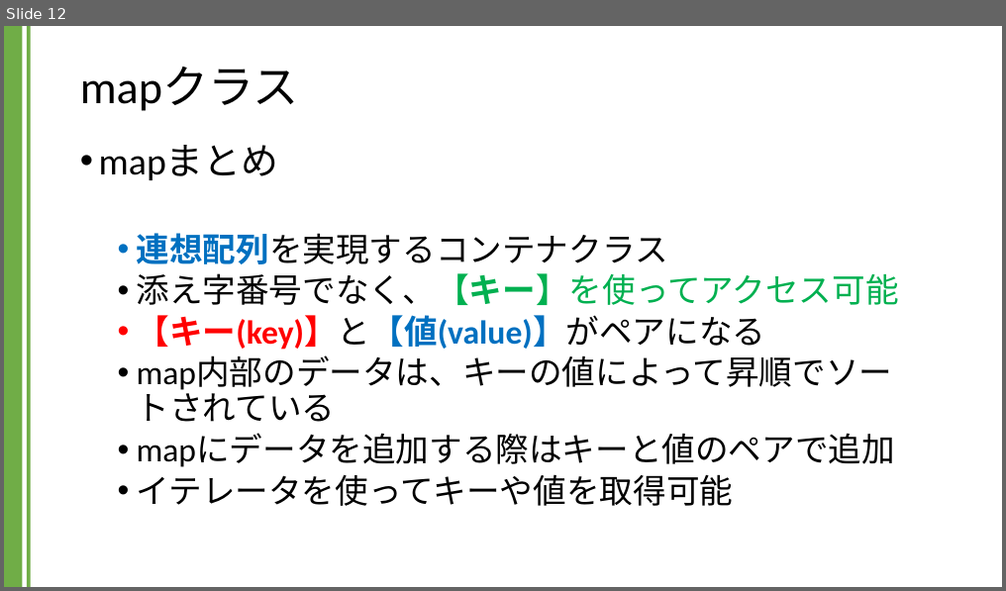
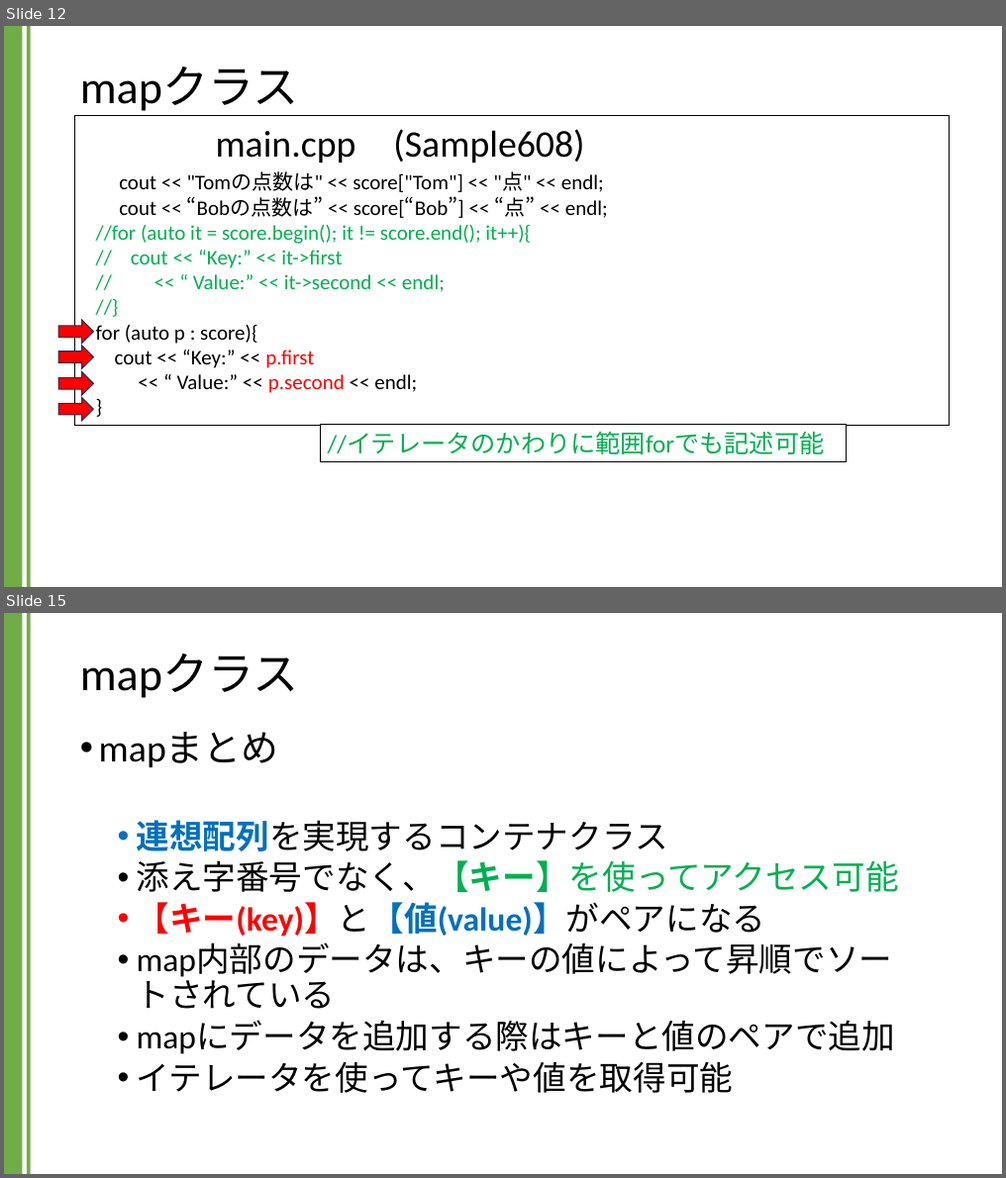
Before and after one commit to kic-murata/cpp2024, a slide deck: 授業資料/講義資料：Mapクラス.pptx. Shown one above the other, each under a label of ours: slide 12 before the commit, slides 12 and 15 after it; the slides between them are not shown. The pictures are 1006x591 and 1006x1178 pixels, drawn with LibreOffice and Linux fonts; fonts in the diff are those of the drawing. Boxes give left, top, right and bottom in pixels: in the first picture for what was removed or moved away, otherwise in the second. Text is boxed around its words. In the diff, an @@ line names an element or a change of style, - is before the commit and + after.

```diff
--- a/授業資料/講義資料：Mapクラス.pptx
+++ b/授業資料/講義資料：Mapクラス.pptx
@@ slide 12 added at (4, 26, 1002, 587), background #FFFFFF; not listed: 2 template elements that a slide beside it also shows @@
@@ title added at (80, 67, 299, 111), 44 pt, text #000000 @@
+mapクラス
@@ rectangle added at (74, 116, 949, 426), outline #000000 0.75 pt, 20 pt, text #000000 @@
+cout << "Tomの点数は" << score["Tom"] << "点" << endl;
+cout << “Bobの点数は” << score[“Bob”] << “点” << endl;
+//for (auto it = score.begin(); it != score.end(); it++){
+// cout << “Key:” << it->first
+// << “ Value:” << it->second << endl;
+//}
+for (auto p : score){
+cout << “Key:” << p.first
+<< “ Value:” << p.second << endl;
+}
@@ text added at (216, 129, 584, 163), 36 pt, text #000000 @@
+main.cpp (Sample608)
@@ right arrow added at (58, 320, 94, 344), fill #FF0000, outline #1E3256 1 pt @@
@@ right arrow added at (58, 346, 94, 369), fill #FF0000, outline #1E3256 1 pt @@
@@ right arrow added at (58, 372, 94, 396), fill #FF0000, outline #1E3256 1 pt @@
@@ right arrow added at (58, 398, 94, 421), fill #FF0000, outline #1E3256 1 pt @@
@@ rectangle added at (320, 424, 846, 462), fill #FFFFFF, outline #000000 0.75 pt, 24 pt, text #00B050 @@
+//イテレータのかわりに範囲forでも記述可能
@@ what was slide 12 is now slide 15 @@
```
Also in this commit, not shown: 1 slide changed, 2 other slides added.
